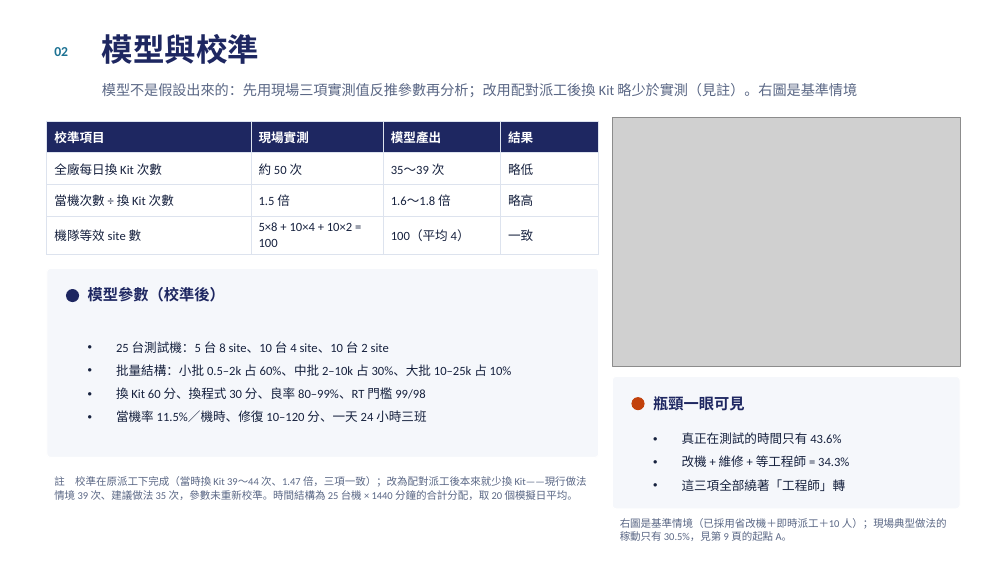
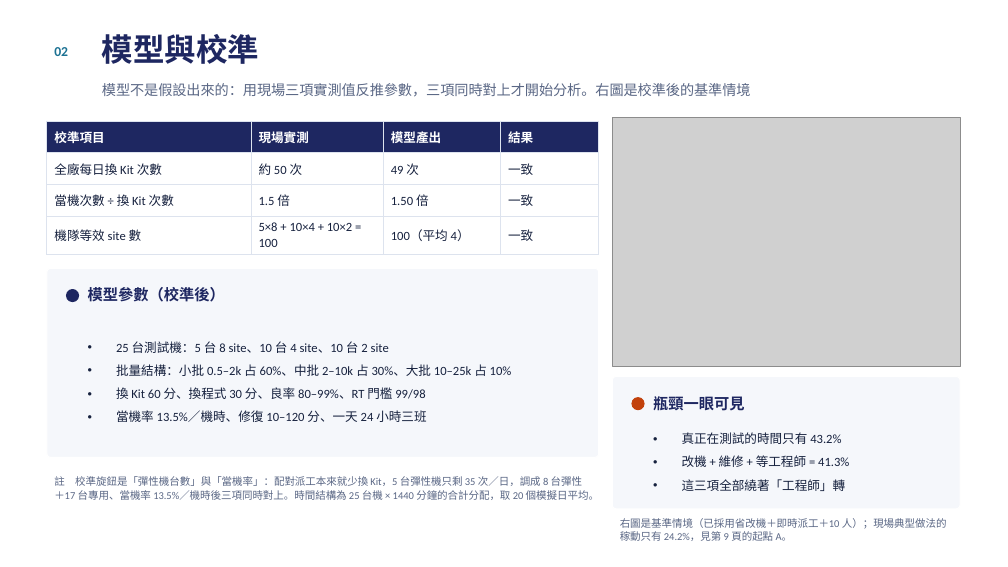
Before and after one commit to cnshow2025/my-factory, a slide deck: slide 3 of docs/測試排程分析報告.pptx. Drawn at 1008x567 pixels with LibreOffice and Linux fonts; fonts in the diff are those of the drawing; grey boxes stand for pictures. Boxes give left, top, right and bottom in pixels: in the first picture for what was removed or moved away, otherwise in the second. Text is boxed around its words. In the diff, an @@ line names an element or a change of style, - is before the commit and + after.

```diff
--- a/docs/測試排程分析報告.pptx
+++ b/docs/測試排程分析報告.pptx
@@ text at (102,83,751,97): text changed @@
-模型不是假設出來的：先用現場三項實測值反推參數再分析；改用配對派工後換 Kit 略少於實測（見註）。右圖是基準情境
+模型不是假設出來的：用現場三項實測值反推參數，三項同時對上才開始分析。右圖是校準後的基準情境
@@ table at (47,121,599,251) @@
-row 2, column 3: 35～39 次
+row 2, column 3: 49 次
-row 2, column 4: 略低
+row 2, column 4: 一致
-row 3, column 3: 1.6～1.8 倍
+row 3, column 3: 1.50 倍
-row 3, column 4: 略高
+row 3, column 4: 一致
@@ text at (116,410,426,422): text changed @@
-• 當機率 11.5%／機時、修復 10–120 分、一天 24 小時三班
+• 當機率 13.5%／機時、修復 10–120 分、一天 24 小時三班
@@ text at (682,432,849,467): text changed @@
-• 真正在測試的時間只有 43.6%
-• 改機 + 維修 + 等工程師 = 34.3%
+• 真正在測試的時間只有 43.2%
+• 改機 + 維修 + 等工程師 = 41.3%
@@ text at (54,476,599,500): text changed @@
-註 校準在原派工下完成（當時換 Kit 39～44 次、1.47 倍，三項一致）；改為配對派工後本來就少換 Kit——現行做法情境 39 次、建議做法 35 次，參數未重新校準。時間結構為 25 台機 × 1440 分鐘的合計分配，取 20 個模擬日平均。
+註 校準旋鈕是「彈性機台數」與「當機率」：配對派工本來就少換 Kit，5 台彈性機只剩 35 次／日，調成 8 台彈性＋17 台專用、當機率 13.5%／機時後三項同時對上。時間結構為 25 台機 × 1440 分鐘的合計分配，取 20 個模擬日平均。
@@ text at (620,518,947,541): text changed @@
-右圖是基準情境（已採用省改機＋即時派工＋10 人）；現場典型做法的稼動只有 30.5%，見第 9 頁的起點 A。
+右圖是基準情境（已採用省改機＋即時派工＋10 人）；現場典型做法的稼動只有 24.2%，見第 9 頁的起點 A。
```
Also in this commit, not shown: 10 other slides changed, 17 other files.
